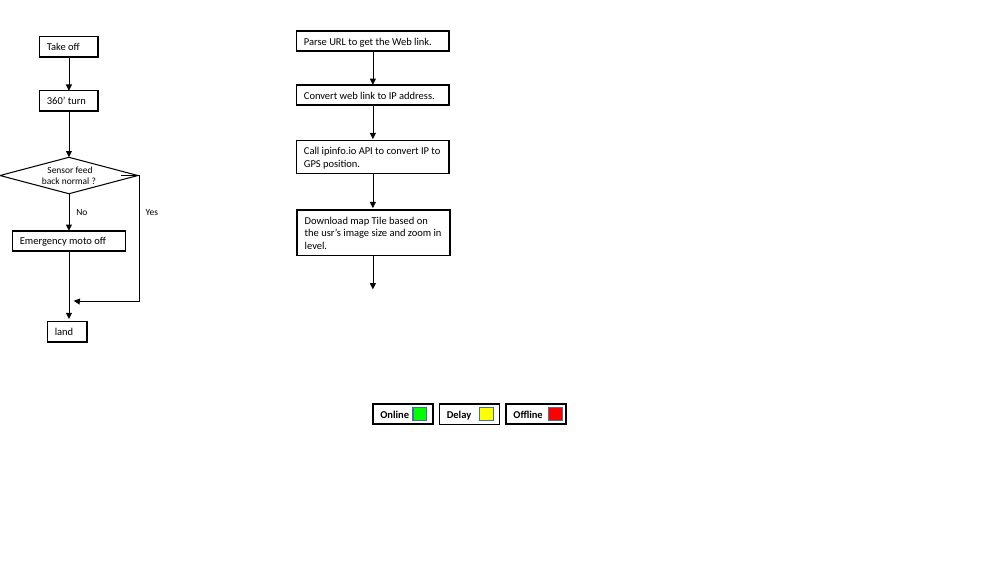
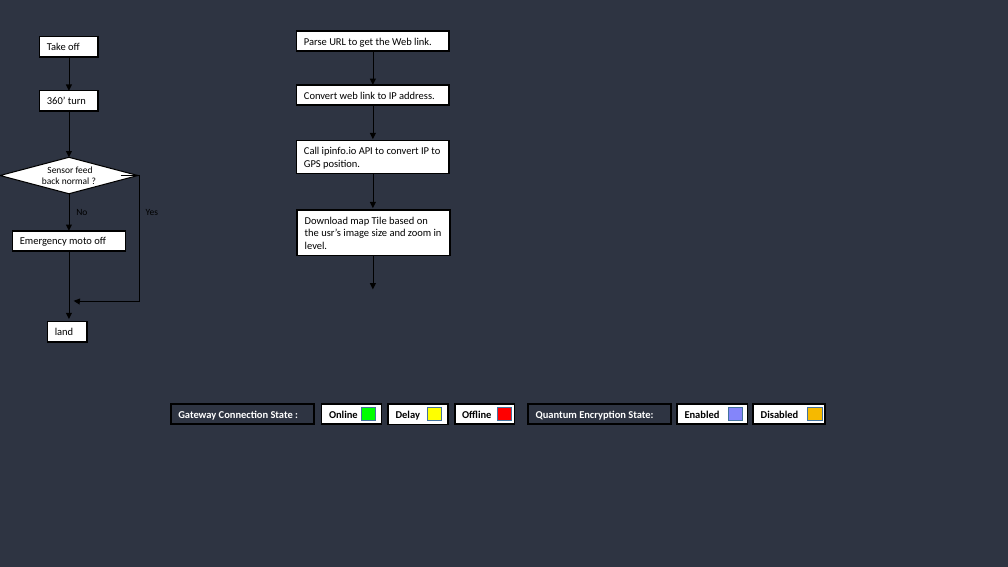
Before and after one commit to LiuYuancheng/Xandar_Sensor_IOT, a slide deck: slide 17 of doc/firmwaresignWF.pptx. Drawn at 1008x567 pixels with LibreOffice and Linux fonts; fonts in the diff are those of the drawing. Boxes give left, top, right and bottom in pixels: in the first picture for what was removed or moved away, otherwise in the second. Text is boxed around its words. In the diff, an @@ line names an element or a change of style, - is before the commit and + after.

```diff
--- a/doc/firmwaresignWF.pptx
+++ b/doc/firmwaresignWF.pptx
@@ background #FFFFFF to #2E3442 @@
@@ rectangle added at <box>171,404,314,424</box>, fill #2E3442, outline #000000 1.5 pt, 10 pt, text #FFFFFF, bold @@
+Gateway Connection State :
@@ 6 rectangles: place and size @@
-6 rectangles at <box>373,404,566,424</box>
+6 rectangles at <box>321,404,515,424</box>
@@ rectangle added at <box>529,404,671,424</box>, fill #2E3442, outline #000000 1.5 pt, 10 pt, text #FFFFFF, bold @@
+Quantum Encryption State:
@@ rectangle added at <box>678,404,748,424</box>, fill #FFFFFF, outline #000000 1.5 pt, 10 pt, text #000000, bold @@
+Enabled
@@ rectangle added at <box>729,408,743,421</box>, fill #8485FA, outline #43739E 1 pt @@
@@ rectangle added at <box>753,404,825,424</box>, fill #FFFFFF, outline #000000 1.5 pt, 10 pt, text #000000, bold @@
+Disabled
@@ rectangle added at <box>808,408,823,421</box>, fill #F6B900, outline #43739E 1 pt @@
```
Also in this commit, not shown: 1 other slide changed.
